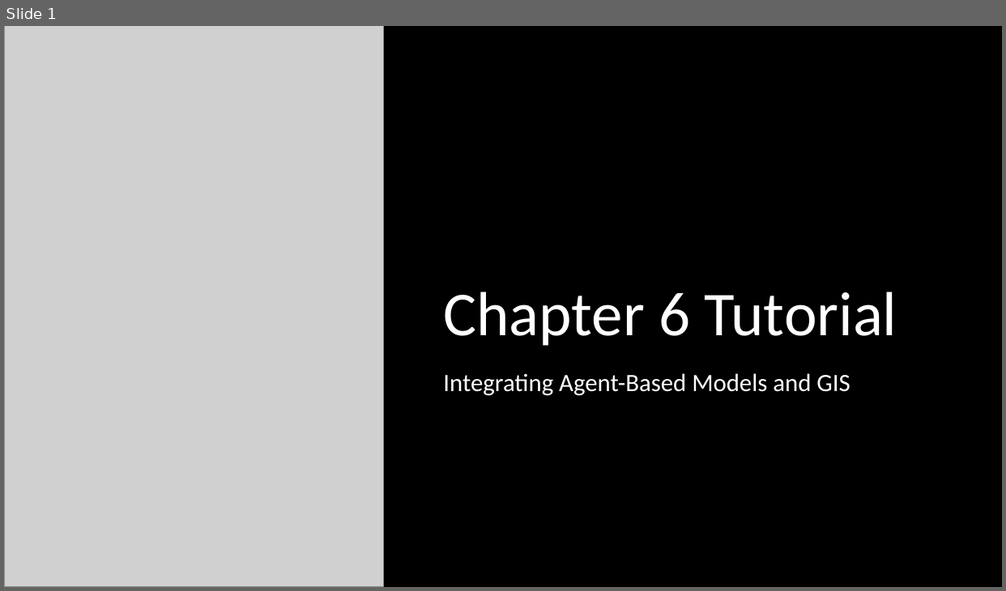
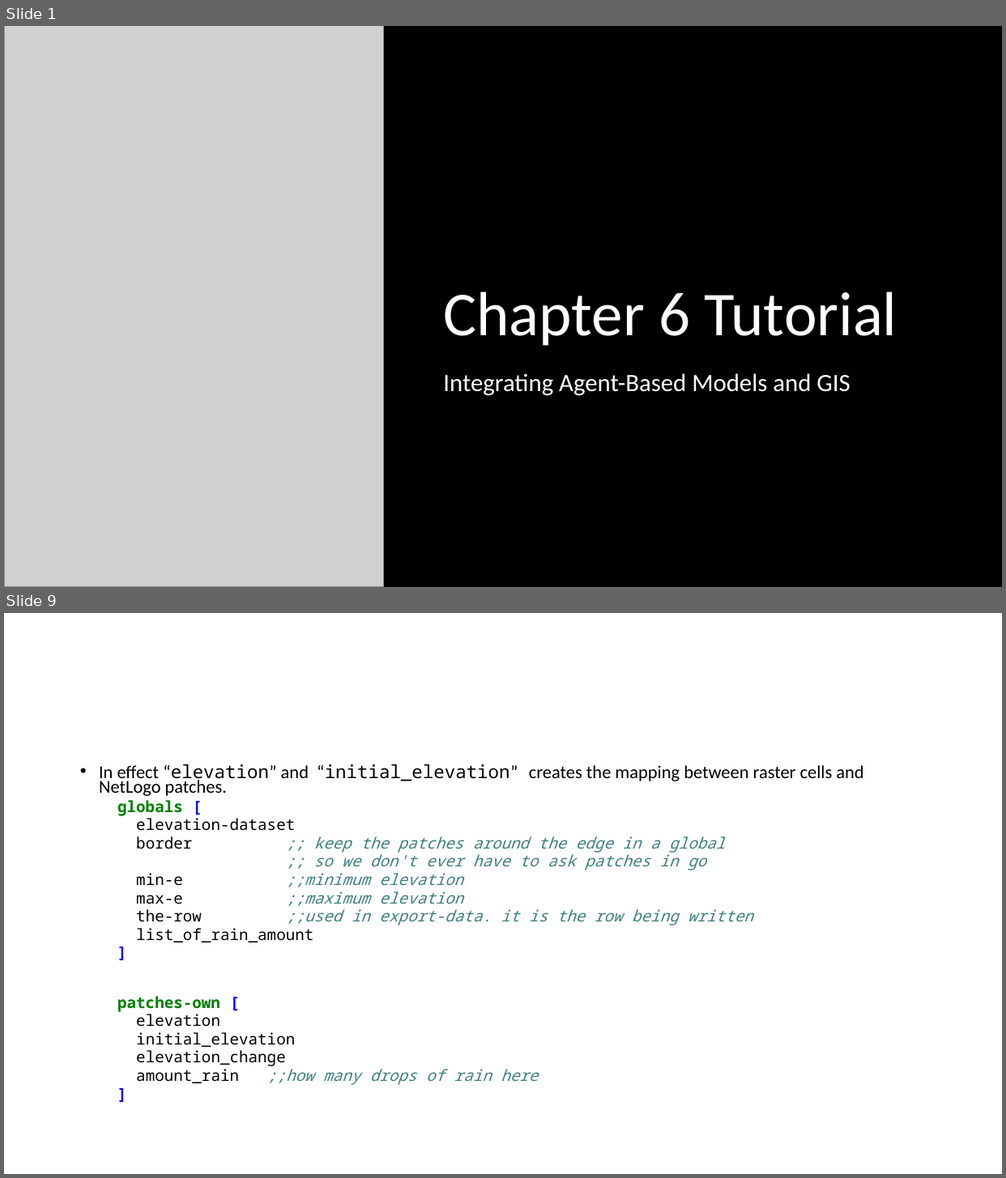
Before and after one commit to abmgis/abmgis, a slide deck: Chapter06-IntegratingABMandGIS/Chapter6_Tutorial.pptx. Shown one above the other, each under a label of ours: slide 1 before the commit, slides 1 and 9 after it; the slides between them are not shown. The pictures are 1006x591 and 1006x1178 pixels, drawn with LibreOffice and Linux fonts; fonts in the diff are those of the drawing; grey boxes stand for pictures. Boxes give left, top, right and bottom in pixels: in the first picture for what was removed or moved away, otherwise in the second. Text is boxed around its words. In the diff, an @@ line names an element or a change of style, - is before the commit and + after.

```diff
--- a/Chapter06-IntegratingABMandGIS/Chapter6_Tutorial.pptx
+++ b/Chapter06-IntegratingABMandGIS/Chapter6_Tutorial.pptx
@@ slide 9 added at (x1=4, y1=613, x2=1002, y2=1174), background #FFFFFF @@
@@ text added at (x1=99, y1=764, x2=863, y2=1085), 15 pt, text #000000 @@
+• In effect “elevation” and “initial_elevation” creates the mapping between raster cells and NetLogo patches.
+  globals [
+  elevation-dataset
+  border ;; keep the patches around the edge in a global
+  ;; so we don't ever have to ask patches in go
+  min-e ;;minimum elevation
+  max-e ;;maximum elevation
+  the-row ;;used in export-data. it is the row being written
+  list_of_rain_amount
+  ]
+  patches-own [
+  elevation
+  initial_elevation
+  elevation_change
+  amount_rain ;;how many drops of rain here
+  ]
```
Also in this commit, not shown: 6 other slides added.
